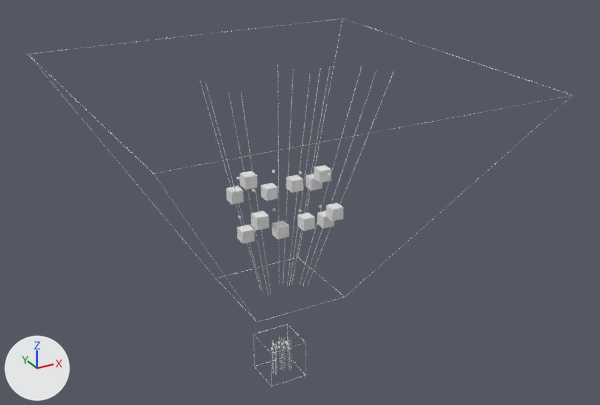
One commit to the Blender file keypoint2pose.blend: the scene before it, then after it.
One viewpoint serves both versions: a 50 mm lens placed at (-16.7, -32.5, 24.7), pointed at (1.2, 0.0, 8.4). The axes (+X, +Y, +Z) are drawn at lower left. The lights are the same throughout.
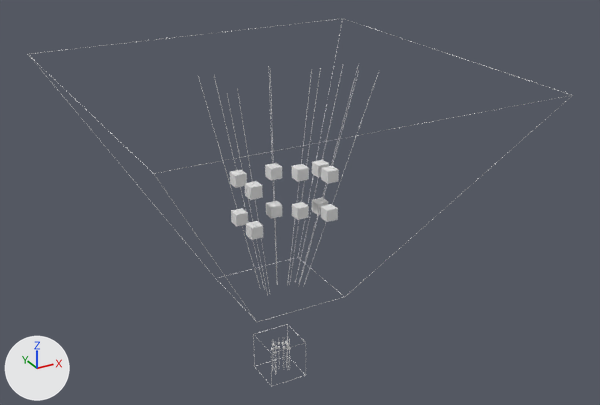
Where the newer file only moved an object's origin or applied its transform, the numbers keep the older frame.

The change in detail:
Object 'Cube.024' (ob_cube_024) moves from (1.97, -1.2, 7.81) to (2.28, -0.1, 8.0).
Object 'Cube.024' (ob_cube_024) is now hidden.
Object 'Cube.025' (ob_cube_025) moves from (2.07, -1.84, 8.43) to (2.28, -0.1, 8.0).
Object 'Cube.026' (ob_cube_026) moves from (2.1, 0.2, 9.23) to (2.28, -1.0, 8.0).
Object 'Cube.027' (ob_cube_027) moves from (2.2, -0.44, 9.85) to (2.28, -0.1, 10.0).
Object 'Cylinder.006' (ob_cylinder_006) moves from (0.46, -0.21, 0.0) to (0.38, -0.17, 0.0).
Object 'Cube.028' (ob_cube_028) moves from (-2.1, -0.8, 7.8) to (2.28, -1.0, 10.0).
Object 'Cylinder.009' (ob_cylinder_009) moves from (-2.21, 0.31, 9.5) to (-2.07, 0.76, 9.5).
Object 'Cylinder.009' (ob_cylinder_009) turns from (13, 0, -98) to (13, 0, -110) degrees about x, y and z.
Object 'Cube.029' (ob_cube_029) moves from (-1.92, -1.97, 8.93) to (-1.75, 0.64, 8.0).
Object 'Cylinder.010' (ob_cylinder_010) moves from (-0.29, -0.21, 0.0) to (-0.36, -0.21, 0.0).
Object 'Cube.030' (ob_cube_030) moves from (-1.97, 0.6, 9.22) to (-1.75, -1.0, 8.0).
Object 'Cylinder.012' (ob_cylinder_012) moves from (-0.37, 0.02, 0.0) to (-0.29, 0.11, 0.0).
Object 'Cube.031' (ob_cube_031) moves from (-1.79, -0.57, 10.35) to (-1.75, 0.64, 10.0).
Object 'Cube.032' (ob_cube_032) moves from (-0.25, -0.74, 7.56) to (-1.75, -1.0, 10.0).
Object 'Cylinder.016' (ob_cylinder_016) moves from (0.12, 0.04, 0.0) to (0.02, 0.13, 0.0).
Object 'Cylinder.017' (ob_cylinder_017) moves from (0.67, 0.24, 9.5) to (0.14, 0.76, 9.5).
Object 'Cylinder.017' (ob_cylinder_017) turns from (4.3, 0, 110) to (4.7, 0, 170) degrees about x, y and z.
Object 'Cube.033' (ob_cube_033) moves from (1.0, 0.17, 9.37) to (0.12, 0.64, 8.0).
Object 'Cube.034' (ob_cube_034) moves from (-0.12, 0.66, 8.99) to (1.16, -0.1, 10.0).
Object 'Cylinder.020' (ob_cylinder_020) moves from (0.09, 0.16, 0.0) to (0.02, 0.11, 0.0).
Object 'Cube.035' (ob_cube_035) moves from (0.87, -1.23, 7.95) to (1.16, -0.1, 8.0).
Object 'Cube.035' (ob_cube_035) is now hidden.
Object 'Cylinder.023' (ob_cylinder_023) moves from (1.39, -0.1, 9.5) to (1.38, -0.12, 9.5).
Object 'Cylinder.023' (ob_cylinder_023) turns from (8.3, 0, 86) to (8.3, 0, 85) degrees about x, y and z.
Object 'Cube.037' (ob_cube_037) is new; it shows a copy of the mesh of ob_cube_035.
Its location is (1.16, -0.1, 8.0).
Object 'Cube.036' (ob_cube_036) is new; it shows a copy of the mesh of ob_cube_035.
Its location is (0.12, 0.64, 10.0).

Where the change shows, as pixel boxes (x1, y1, x2, y2) in the pictures (600 x 405 px):
'Cube.029', moved
    before: (251, 211, 269, 230)
    after: (231, 208, 248, 226)
'Cube.028', moved
    before: (237, 225, 255, 244)
    after: (321, 166, 339, 184)
'Cube.032', moved
    before: (272, 221, 289, 239)
    after: (245, 181, 263, 200)
'Cube.030', moved
    before: (226, 186, 244, 204)
    after: (246, 221, 263, 240)
'Cube.034', moved
    before: (261, 183, 278, 201)
    after: (292, 164, 309, 182)
'Cube.033', moved
    before: (286, 175, 303, 193)
    after: (266, 201, 282, 219)
'Cube.025', moved
    before: (326, 203, 344, 221)
    after: (312, 198, 328, 215)
'Cube.026', moved
    before: (306, 174, 322, 191)
    after: (321, 204, 338, 222)
'Cube.031', moved
    before: (240, 171, 257, 190)
    after: (230, 170, 247, 188)
'Cube.027', moved
    before: (314, 165, 331, 183)
    after: (312, 160, 329, 177)
'Cube.035', hidden
    before: (298, 212, 315, 231)
'Cube.037', added
    after: (292, 202, 309, 220)
'Cube.036', added
    after: (265, 163, 282, 180)
'Cube.024', hidden
    before: (317, 211, 334, 229)
'Cylinder.017', moved, turned
    before: (283, 78, 293, 278)
    after: (268, 66, 277, 276)
'Cylinder.009', moved, turned
    before: (200, 81, 261, 289)
    after: (198, 76, 261, 289)
'Cylinder.023', moved, turned
    before: (289, 68, 321, 285)
    after: (290, 68, 321, 280)
'Cylinder.010', moved
    before: (276, 342, 277, 370)
    after: (275, 358, 276, 375)
'Cylinder.006', moved
    before: (289, 351, 290, 370)
    after: (287, 338, 288, 362)
'Cylinder.016', moved (not visible afterwards)
    before: (281, 352, 282, 370)
